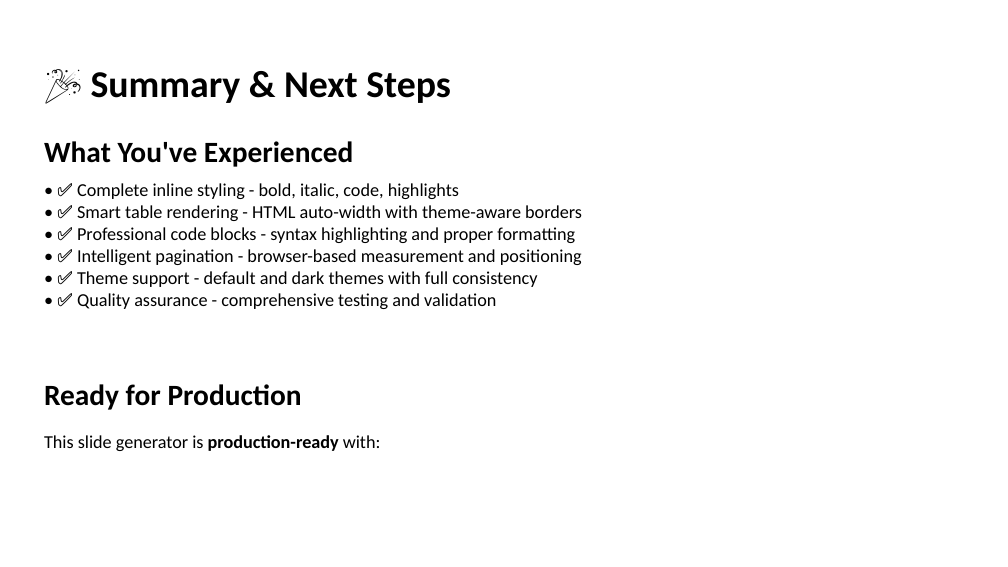
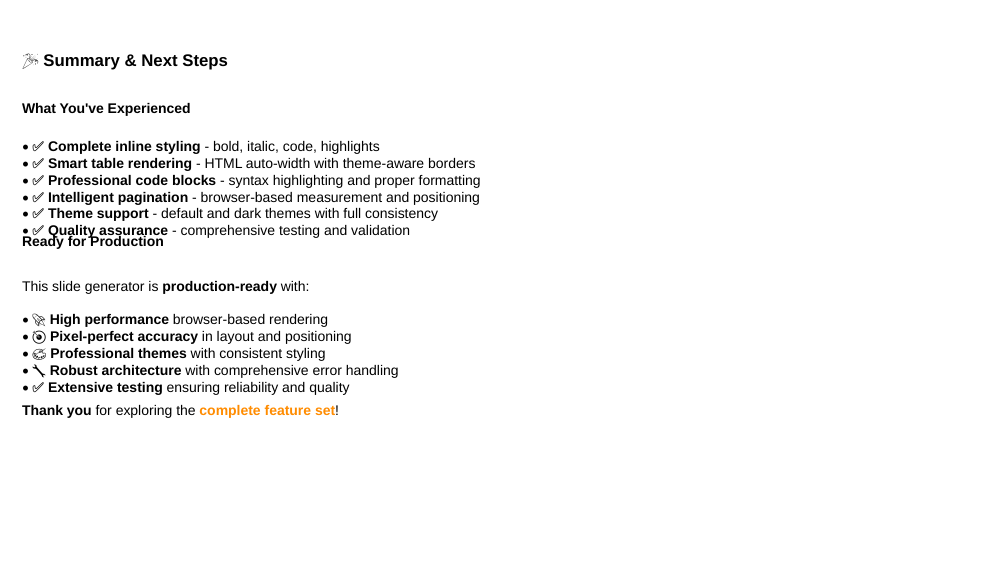
Before and after one commit to louisazhou/slidegenerator, a slide deck: slide 13 of output/comprehensive_demo_default.pptx (slide 20 before the commit). Drawn at 1008x567 pixels with LibreOffice and Linux fonts; fonts in the diff are those of the drawing. Boxes give left, top, right and bottom in pixels: in the first picture for what was removed or moved away, otherwise in the second. Text is boxed around its words. In the diff, an @@ line names an element or a change of style, - is before the commit and + after.

```diff
--- a/output/comprehensive_demo_default.pptx
+++ b/output/comprehensive_demo_default.pptx
@@ text "🎉 Summary & Next Steps": place and size @@
-text "🎉 Summary & Next Steps" at [91, 72, 451, 103]
+text "🎉 Summary & Next Steps" at [43, 54, 228, 70]
@@ text "🎉 Summary & Next Steps" at [43, 54, 228, 70]: size 27 to 12 pt, font Calibri to Arial; more space between paragraphs @@
@@ text "What You've Experienced": place and size @@
-text "What You've Experienced" at [44, 141, 353, 167]
+text "What You've Experienced" at [22, 103, 191, 116]
@@ text "What You've Experienced" at [22, 103, 191, 116]: size 21 to 10 pt, font Calibri to Arial; more space between paragraphs @@
@@ text "• ✅ Complete inline styling ...": place and size @@
-text "• ✅ Complete inline styling ..." at [77, 183, 582, 309]
+text "• ✅ Complete inline styling ..." at [48, 141, 481, 239]
@@ text "• ✅ Complete inline styling ..." at [48, 141, 481, 239]: size 13 to 10 pt, font Calibri to Arial; bold on in "Complete inline styling", "Smart table rendering", "Professional code blocks", "Intelligent pagination" and 2 more places @@
@@ text "Ready for Production" at [22, 235, 164, 249]: size 21 to 10 pt, font Calibri to Arial; more space between paragraphs @@
@@ text "Ready for Production": place and size @@
-text "Ready for Production" at [44, 384, 302, 410]
+text "Ready for Production" at [22, 235, 164, 249]
@@ text "This slide generator is production-ready ...": place and size @@
-text "This slide generator is production-ready ..." at [44, 435, 381, 451]
+text "This slide generator is production-ready ..." at [22, 281, 310, 294]
@@ text "This slide generator is production-ready ..." at [22, 281, 310, 294]: size 13 to 10 pt, font Calibri to Arial @@
@@ text added at [48, 314, 399, 395], 10 pt, text #000000 @@
+• 🚀 High performance browser-based rendering
+• 🎯 Pixel-perfect accuracy in layout and positioning
+• 🎨 Professional themes with consistent styling
+• 🔧 Robust architecture with comprehensive error handling
+• ✅ Extensive testing ensuring reliability and quality
@@ text added at [22, 405, 339, 418], 10 pt, text #000000, bold @@
+Thank you for exploring the complete feature set!
```
Also in this commit, not shown: 13 other slides changed, 7 slides added, 9 slides removed, 25 other files.
